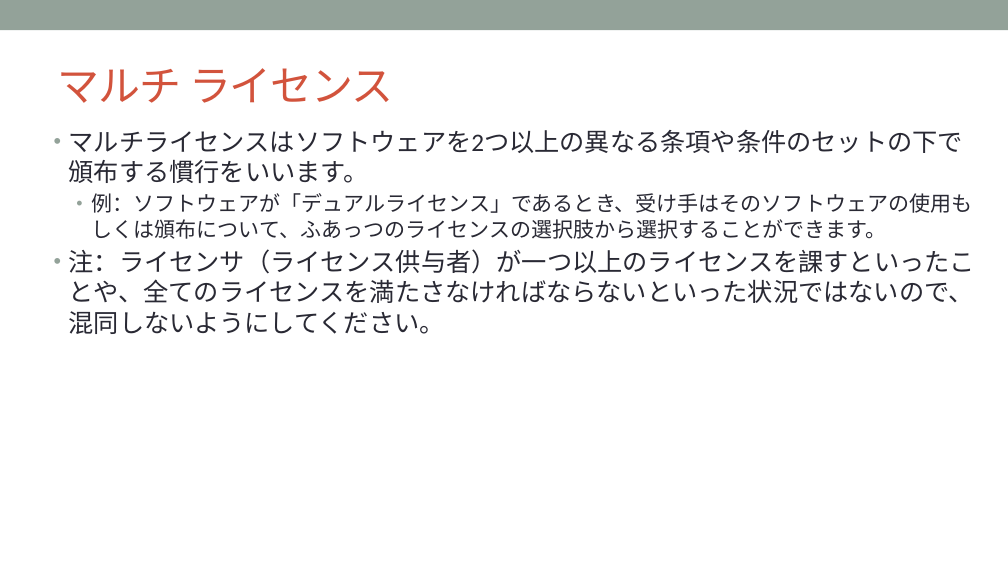
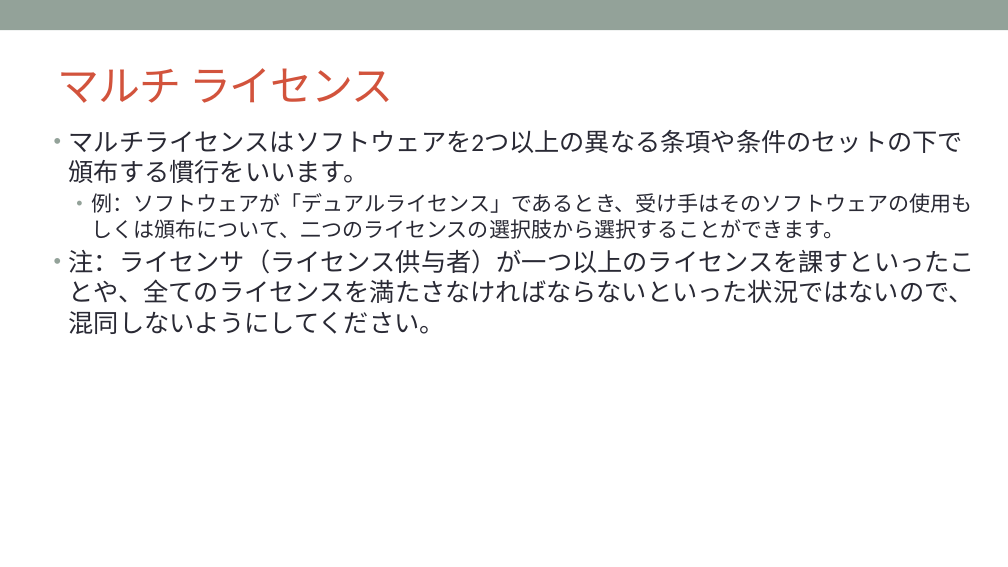
Before and after one commit to OpenChain-Project/Curriculum-Translation-JP, a slide deck: slide 20 of target/openchain-curriculum-release-2.pptx. Drawn at 1008x567 pixels with LibreOffice and Linux fonts; fonts in the diff are those of the drawing; background and template pictures are left out. Boxes give left, top, right and bottom in pixels: in the first picture for what was removed or moved away, otherwise in the second. Text is boxed around its words. In the diff, an @@ line names an element or a change of style, - is before the commit and + after.

```diff
--- a/target/openchain-curriculum-release-2.pptx
+++ b/target/openchain-curriculum-release-2.pptx
@@ text at (x1=91, y1=193, x2=972, y2=239): text changed @@
-  • 例：ソフトウェアが「デュアルライセンス」であるとき、受け手はそのソフトウェアの使用もしくは頒布について、ふあっつのライセンスの選択肢から選択することができます。
+  • 例：ソフトウェアが「デュアルライセンス」であるとき、受け手はそのソフトウェアの使用もしくは頒布について、二つのライセンスの選択肢から選択することができます。
```
Also in this commit, not shown: 38 other slides changed, 6 other files.
